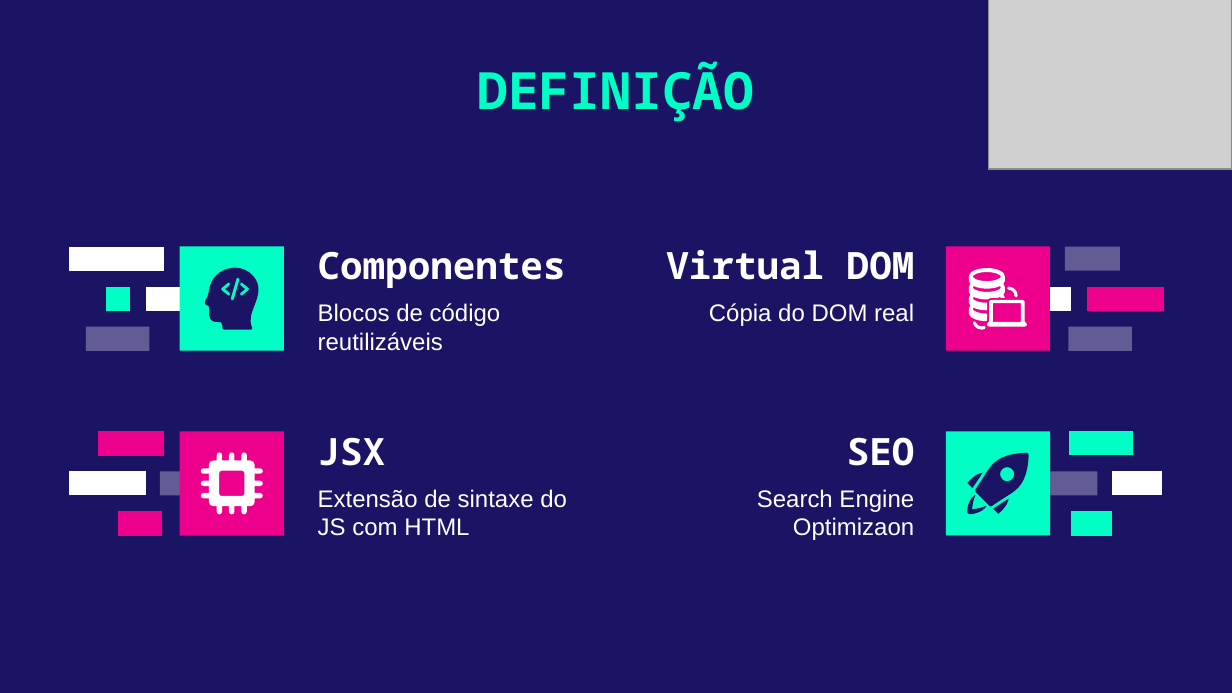
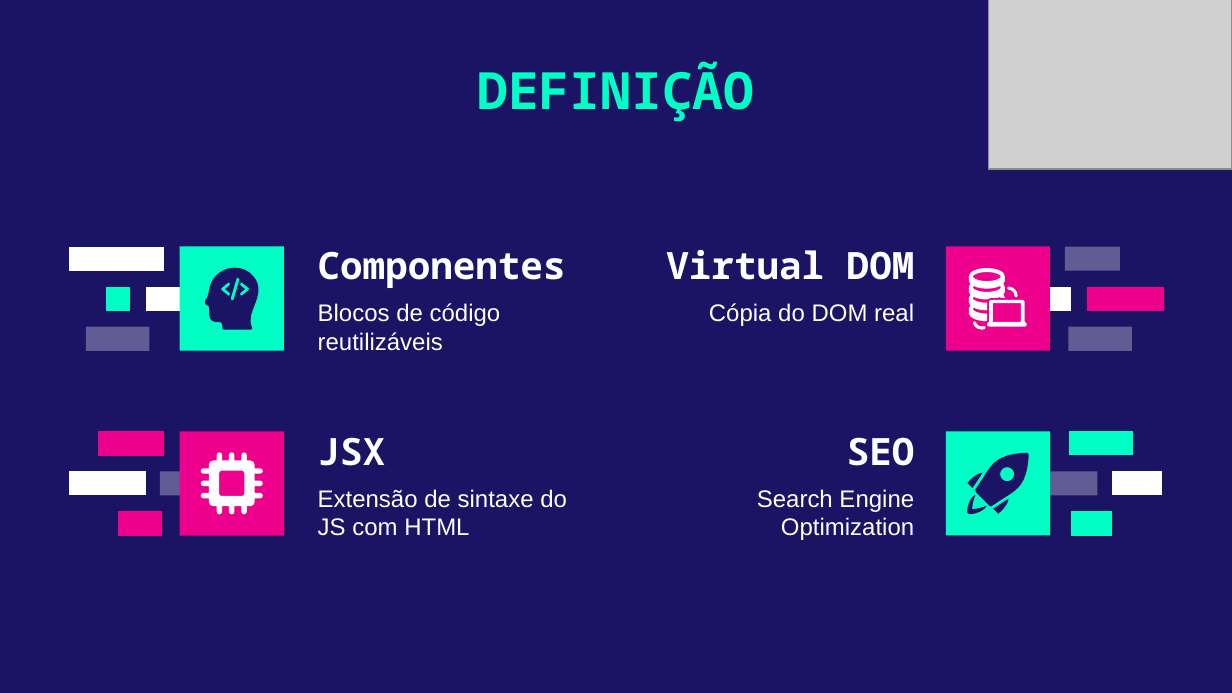
Before and after one commit to Soraaslon/AW1, a slide deck: slide 3 of projeto/PB4/React_AW1.pptx. Drawn at 1232x693 pixels with LibreOffice and Linux fonts; fonts in the diff are those of the drawing; grey boxes stand for pictures. Boxes give left, top, right and bottom in pixels: in the first picture for what was removed or moved away, otherwise in the second. Text is boxed around its words. In the diff, an @@ line names an element or a change of style, - is before the commit and + after.

```diff
--- a/projeto/PB4/React_AW1.pptx
+++ b/projeto/PB4/React_AW1.pptx
@@ subtitle at (x1=757, y1=489, x2=914, y2=540): text changed @@
-Search Engine Optimizaon
+Search Engine Optimization
```
